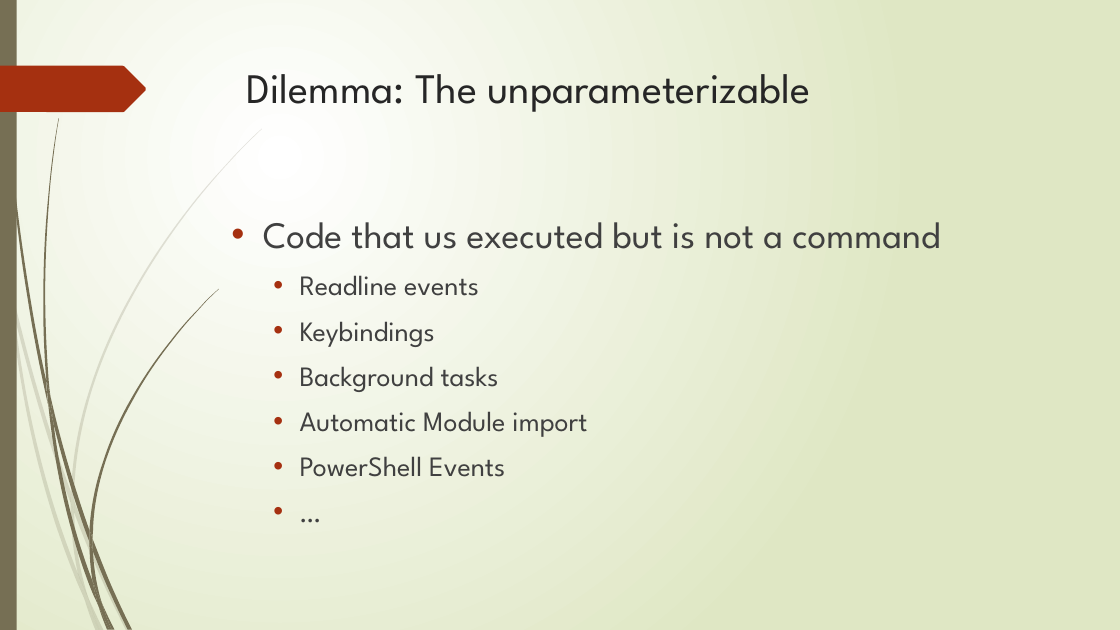
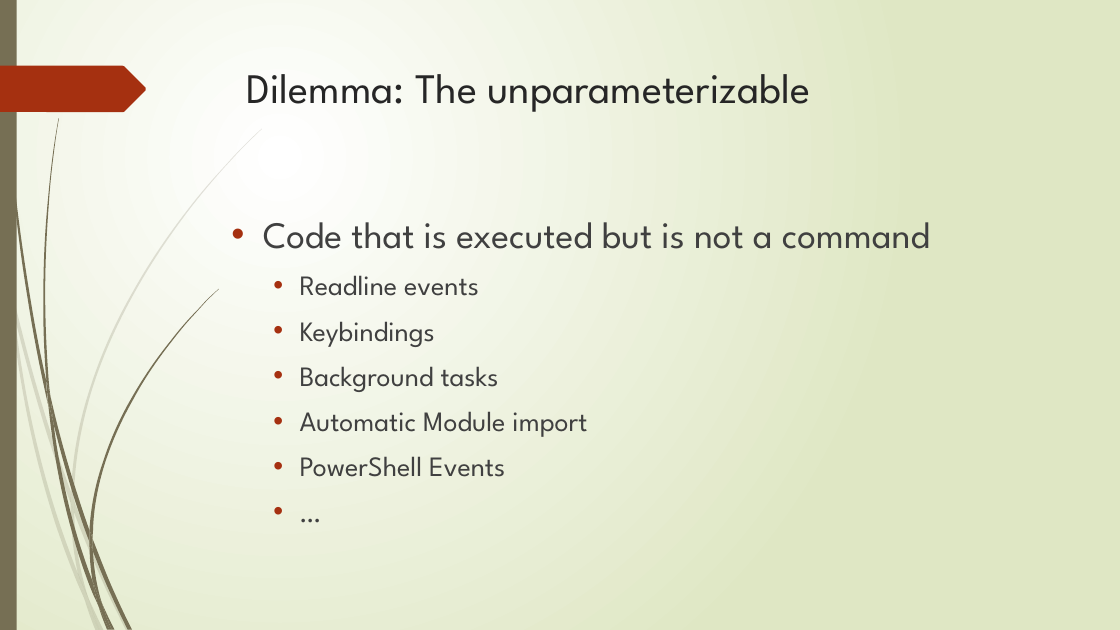
Before and after one commit to FriedrichWeinmann/PowerShell-Usergroup-Material, a slide deck: slide 5 of 2018/06-June/St-Louis - PSFramework Configuration/presentation/presentation.pptx. Drawn at 1120x630 pixels with LibreOffice and Linux fonts; fonts in the diff are those of the drawing. Boxes give left, top, right and bottom in pixels: in the first picture for what was removed or moved away, otherwise in the second. Text is boxed around its words. In the diff, an @@ line names an element or a change of style, - is before the commit and + after.

```diff
--- a/2018/06-June/St-Louis - PSFramework Configuration/presentation/presentation.pptx
+++ b/2018/06-June/St-Louis - PSFramework Configuration/presentation/presentation.pptx
@@ text at (263, 222, 930, 249): text changed @@
-• Code that us executed but is not a command
+• Code that is executed but is not a command
```
Also in this commit, not shown: 8 other files.
